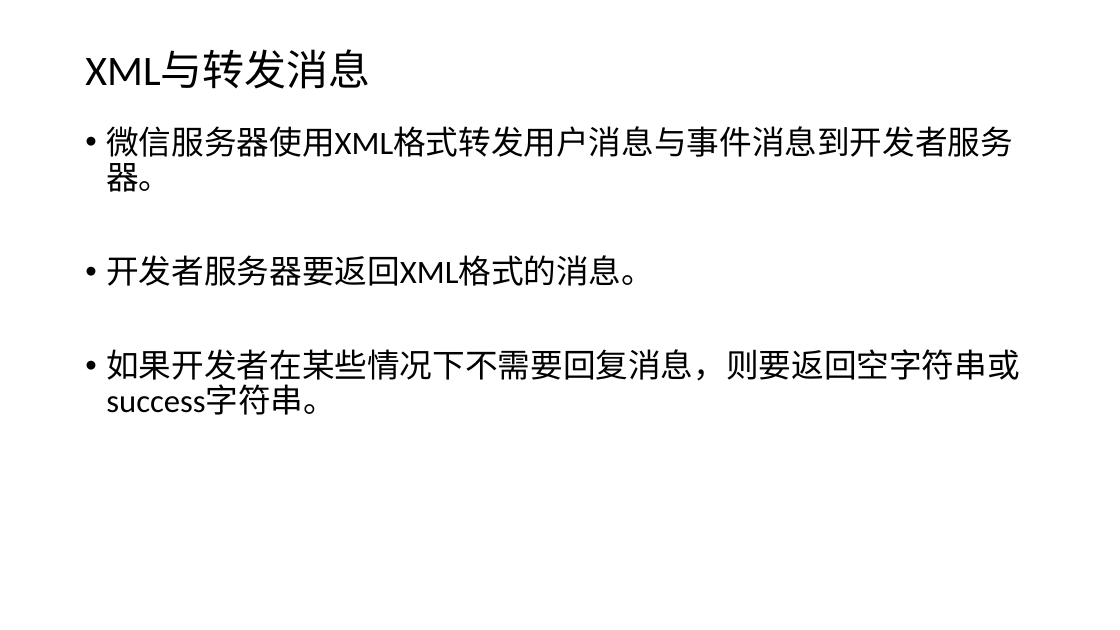
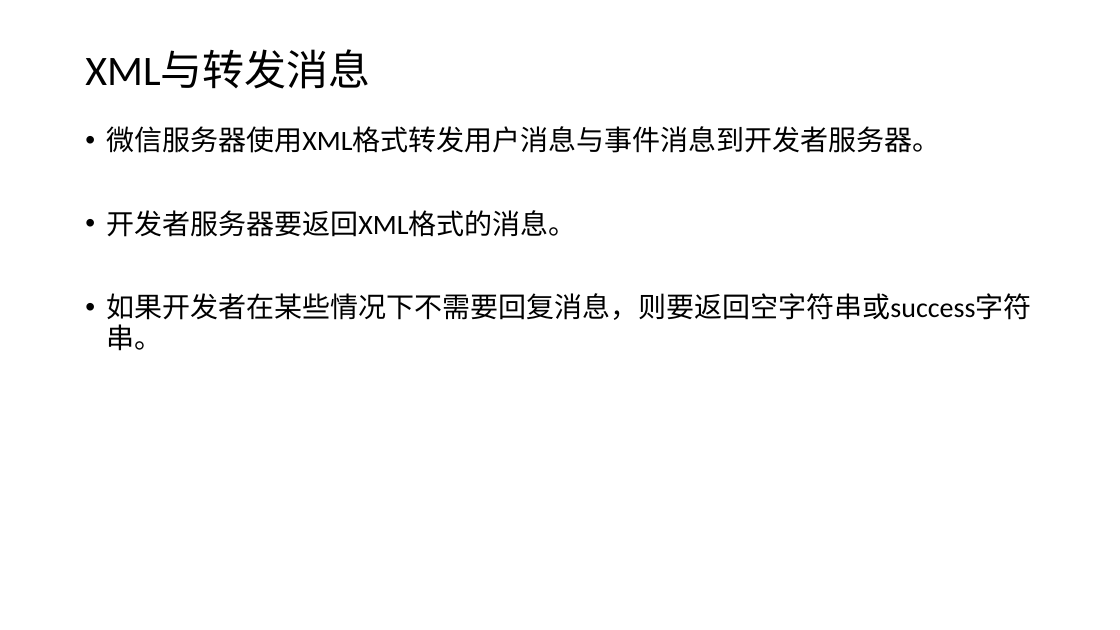
Before and after one commit to edu2act/course-wechat-and-miniprogram, a slide deck: slide 2 of ch02/原样返回消息.pptx. Drawn at 1120x630 pixels with LibreOffice and Linux fonts; fonts in the diff are those of the drawing. Boxes give left, top, right and bottom in pixels: in the first picture for what was removed or moved away, otherwise in the second. Text is boxed around its words. In the diff, an @@ line names an element or a change of style, - is before the commit and + after.

```diff
--- a/ch02/原样返回消息.pptx
+++ b/ch02/原样返回消息.pptx
@@ text "微信服务器使用XML格式转发用户消息与事件消息到开发者服务器。" at bbox=[106, 126, 1031, 351]: size 28 to 24 pt @@
```
Also in this commit, not shown: 2 slides added, 1 slide removed, 7 other files.
